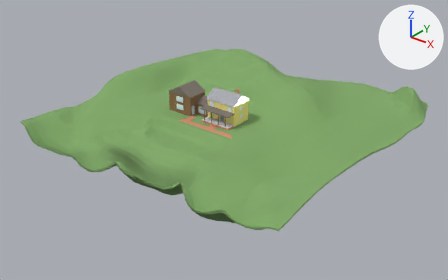
A saved change to the glTF model public/bondstreet.glb.
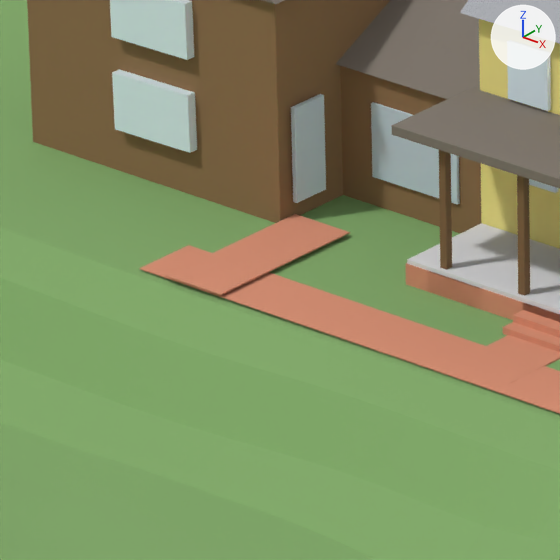
Each version is shown whole from a 50 mm lens placed at (85.1, -107.8, 60.9), pointed at (0.4, -2.0, -4.7), then close up on the part from 37% to 48% of the width and 35% to 52% of the height. The axes (+X, +Y, +Z) are drawn at upper right. The lights are the same throughout. The last two pictures show the newer version. Where no turn or scale is listed for an object, it has been applied to the vertices.

In view in the first close-up: 'AddWinFront', 'AddWinFront.001', 'Addition', 'BrickPath', 'BrickPath.001', 'ConnDoor', 'Connector', 'ConnectorRoof', 'FrontDoor', 'Ground', 'MainBody', 'PorchDeck', 'PorchRoof' and 12 more.
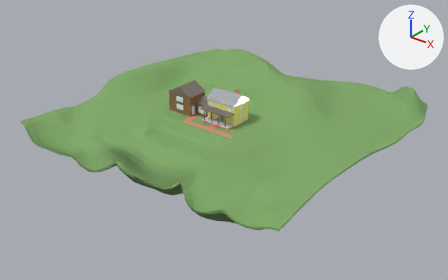
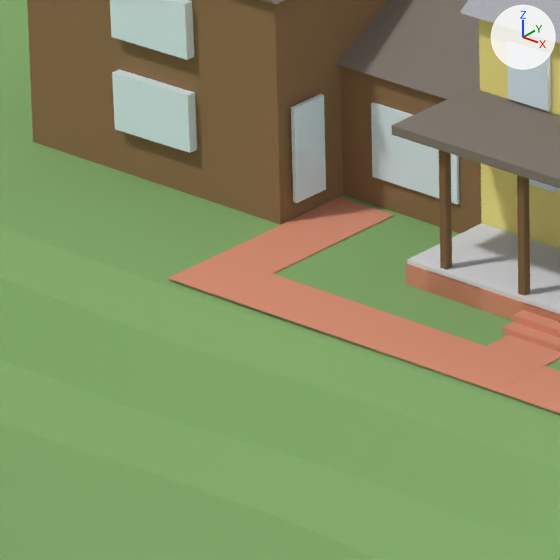
Commit message: update house model

Boxes (x1, y1, x2, y2) around the edits, measured in the close-ups (560 x 560 px):
```json
{"object": "BrickPath", "change": "moved", "before": [140, 245, 560, 414], "after": [168, 255, 560, 414]}
{"object": "BrickPath.001", "change": "moved", "before": [166, 214, 350, 295], "after": [212, 197, 394, 276]}
{"object": "ConnDoor", "change": "recoloured", "before": [371, 102, 460, 205], "after": [371, 102, 460, 205]}
{"object": "FrontDoor", "change": "recoloured", "before": [291, 94, 326, 203], "after": [291, 94, 326, 203]}
```

The change, as JSON lines over the scene's bpy script:
```json
{"op": "set", "path": "mat_door.base_color", "old": "(0.56, 0.67, 0.74)", "new": "(0.757, 0.905, 1.0)", "note": "pale blue #c5d6df -> pale blue #e2f4ff"}
{"block": "me_conndoor", "where": "me_conndoor.from_pydata(...)  # 8 vertices, 12 faces; spans x -1.16..1.16, y -0.05..0.05, z 0.0..1.66"}
{"op": "remove", "block": "me_conndoor", "code": "me_conndoor.materials.append(mat_door)  # pale blue #c5d6df"}
{"op": "add", "block": "me_conndoor", "code": "me_conndoor.materials.append(mat_glass)  # pale blue #e3f5fc"}
{"op": "set", "path": "ob_brickpath.location", "old": "(1.93, -7.23, 0.0)", "new": "(2.71, -7.23, 0.0)"}
{"op": "set", "path": "ob_brickpath_001.location", "old": "(-7.19, -6.06, 0.09)", "new": "(-7.19, -4.66, 0.0)"}
```
